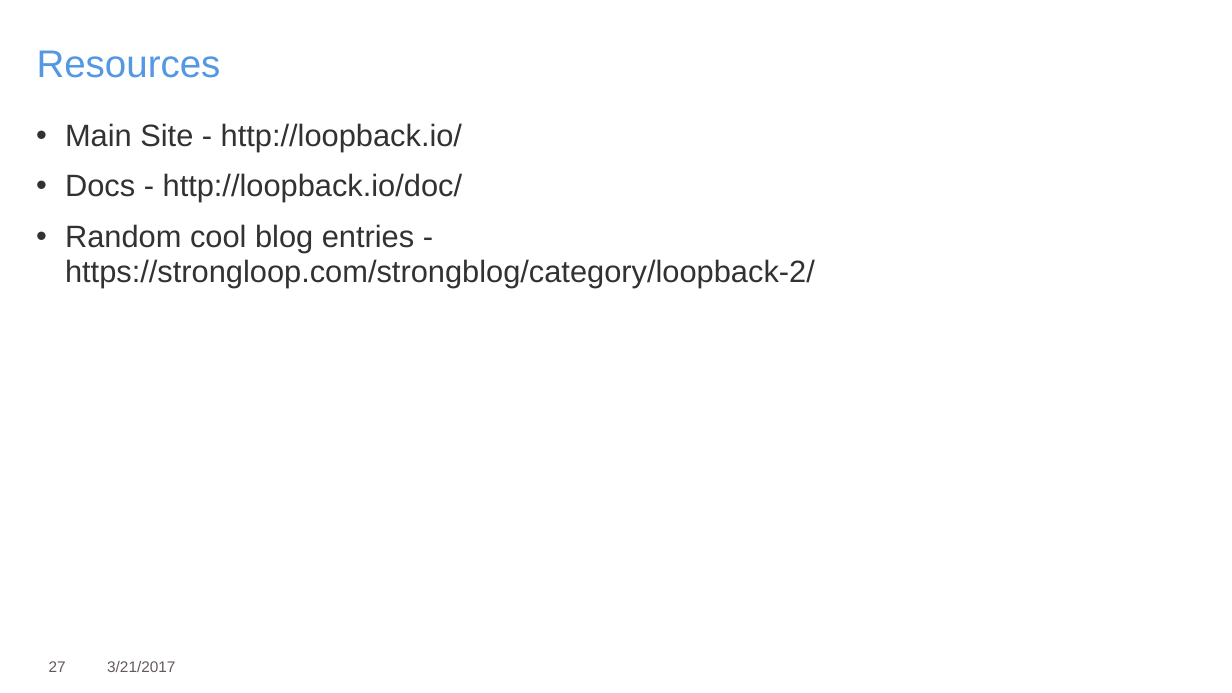
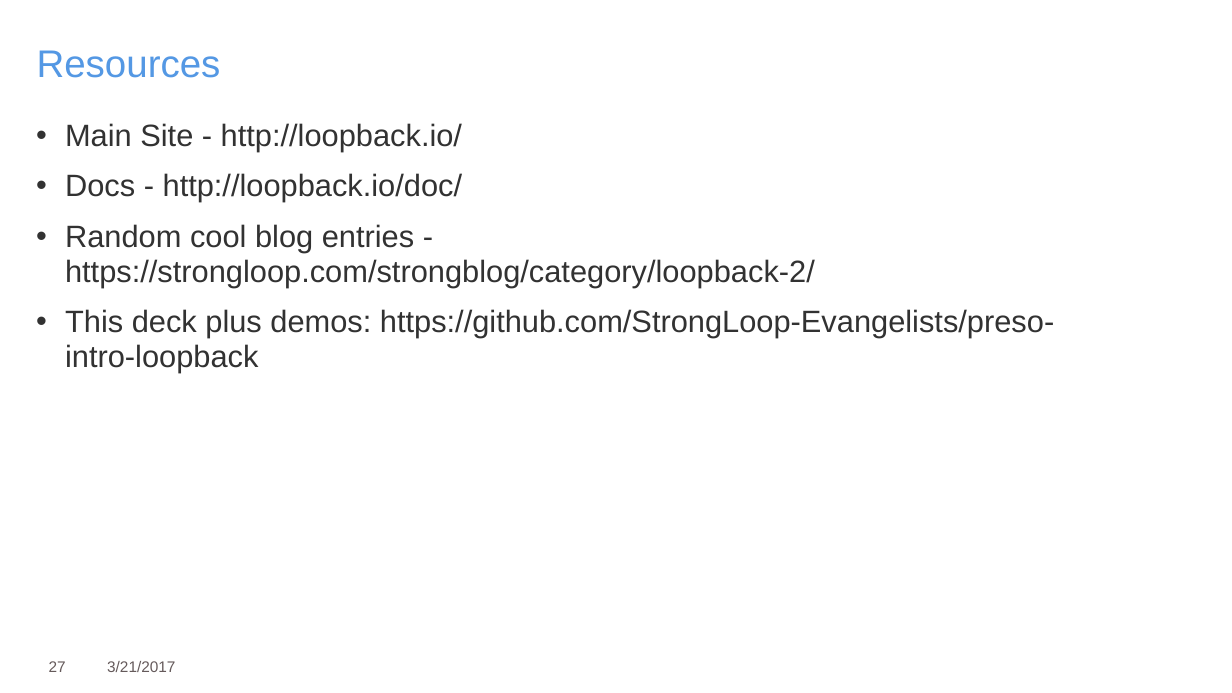
Before and after one commit to StrongLoop-Evangelists/pres-intro-loopback, a slide deck: slide 27 of intro to loopback.pptx. Drawn at 1232x693 pixels with LibreOffice and Linux fonts; fonts in the diff are those of the drawing. Boxes give left, top, right and bottom in pixels: in the first picture for what was removed or moved away, otherwise in the second. Text is boxed around its words. In the diff, an @@ line names an element or a change of style, - is before the commit and + after.

Commit message:
new preso

```diff
--- a/intro to loopback.pptx
+++ b/intro to loopback.pptx
@@ text at [65, 309, 1054, 373]: paragraph added @@
+• This deck plus demos: https://github.com/StrongLoop-Evangelists/preso-intro-loopback
```
Also in this commit, not shown: 1 other file.
